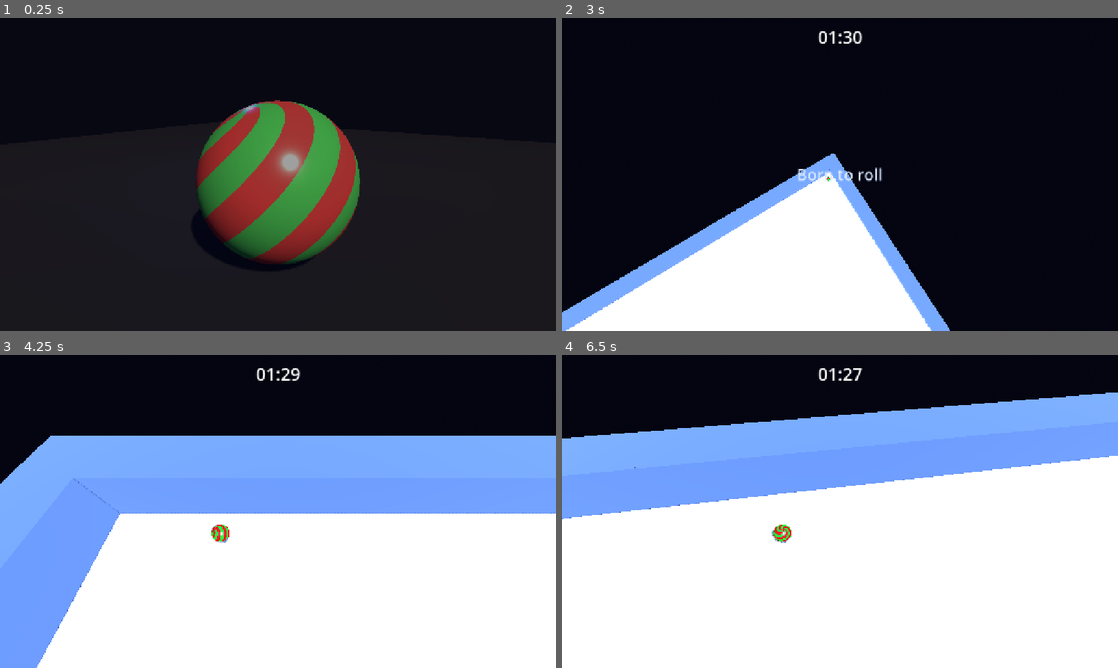
Above: before the commit, frames 1-4 (two rows, left to right).
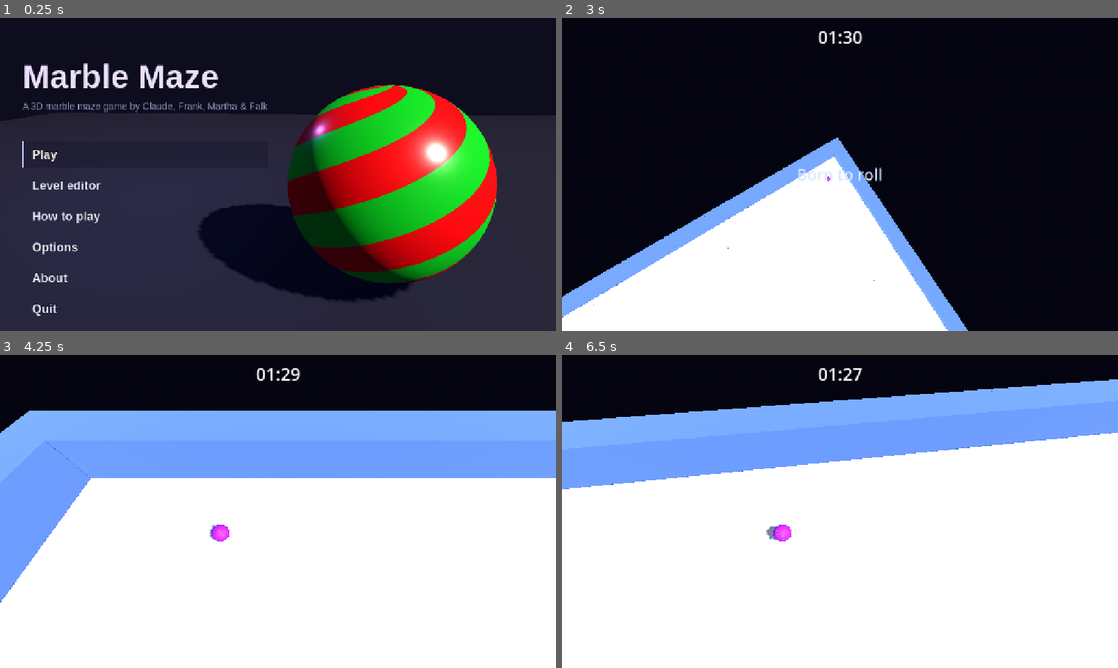
Above: after the commit, the same moments.

Repository: frank-laemmer/marble-maze
Game: Godot game, scene res://scenes/ui/splash_screen.tscn
Same seed, same stepped clock (60 frames per second), same inputs: the game is played once before the commit and once after it. Before the commit the project starts from res://scenes/ui/loading_screen.tscn.
Inputs (mouse positions are in pixels of both pictures, inside the frame that each line leads up to):
- Up to frame 1 (0.25 s): no input
- Up to frame 2 (3 s): click (706, 155) at 0.5 s, where only the run after the commit has a clickable "Play"; click "Play" at 1.25 s; click "Play" at 2 s; click "[Built-in] Born to roll" at 2.75 s
- Up to frame 3 (4.25 s): move the mouse to (400, 495) at 3.52 s; hold D (move_right) from 3.53 s (still down); hold Space (jump) from 3.53 s (still down); click (400, 495) at 3.67 s
- Up to frame 4 (6.5 s): release D (move_right) at 4.25 s; release Space (jump) at 4.25 s; drag from (728, 527) to (812, 574) at 4.27 s; move the mouse to (895, 442) at 5.02 s; hold D (move_right) 5.03-5.75 s; hold Space (jump) 5.03-5.75 s; tap Left (cam_left) at 5.1 s; drag from (812, 574) to (673, 464) at 5.77 s

The runs differ from the first frame. In frame 1, 67% of the frame differs, in the area x 0-100%, y 14-100%; in frame 2, 7.6%; in frame 3, 24%; in frame 4, 13%.

Commit message:
Fix marble physics, glass rendering, and loading flow
- Rubber: re-enable jumping with higher impulse (17.0 vs 10.0)
- Rubber: fix never-settling small balls by using fixed 0.8m ground-ray
  extension below ball surface regardless of marble size
- Glass: don't break when falling off level edge (suppress below Y=-0.5)
- Glass: remove shadow casting to eliminate grey dot seen through refraction
- Glass: switch to CULL_BACK, remove buggy particle shards/sparks on shatter
- Movement force and speed cap now scale with marble size for consistent feel
- Drunk mode: add random drift, tune constants for subtle slippery feel
- Remove loading screen — it appeared after load, not during; go direct to menu
- Add pre-commit hook to auto-render and stage screenshots on game file changes
- Add new levels: 40, 50, 70, 90

Co-Authored-By: Claude Sonnet 4.6 <noreply@anthropic.com>

Diff:
--- a/project.godot
+++ b/project.godot
@@ -12,7 +12,7 @@
 
 config/name="Marble Maze"
 config/description="A 3D marble maze game by Claude, Frank, Martha & Falk"
-run/main_scene="res://scenes/ui/loading_screen.tscn"
+run/main_scene="res://scenes/ui/splash_screen.tscn"
 config/features=PackedStringArray("4.6", "GL Compatibility")
 config/icon="res://icon.svg"
 
--- a/scripts/marble.gd
+++ b/scripts/marble.gd
@@ -10,15 +10,19 @@
 const COYOTE_FRAMES: int = 5        # frames after leaving ground where jump still works
 
 # Drunk mode
-const DRUNK_INPUT_LERP: float = 1.4   # raw → smoothed input lerp rate (units/s); low = sluggish
-const DRUNK_FRICTION:   float = 0.30  # low friction so the marble keeps sliding longer
+const DRUNK_INPUT_LERP:   float = 1.2   # raw → smoothed input lerp rate (units/s); low = sluggish
+const DRUNK_FRICTION:     float = 0.18  # low friction so the marble keeps sliding longer
+const DRUNK_DRIFT_ACCEL:  float = 0.9   # how fast the random drift accelerates
+const DRUNK_DRIFT_DAMP:   float = 0.93  # per-frame damping on drift velocity
+const DRUNK_DRIFT_MAX:    float = 0.18  # max drift offset added to each input axis
 
 # Glass mode
 const GLASS_BREAK_VEL_CHANGE: float = 4.5  # m/s horizontal speed change in one frame that shatters
 const GLASS_MIN_SPEED:        float = 3.5  # m/s minimum pre-collision horizontal speed
+const GLASS_BREAK_MIN_Y:      float = -0.5 # below this the marble is falling off — don't break
 
 # Rubber mode
-const RUBBER_JUMP_IMPULSE:   float = 17.0  # unused now (_can_jump = false), kept for reference
+const RUBBER_JUMP_IMPULSE:   float = 17.0  # higher than normal JUMP_IMPULSE (10.0)
 const RUBBER_BOUNCE:         float = 0.82  # restitution — bouncy off walls, still settles on floor
 const RUBBER_SETTLE_VEL:     float = 2.2   # upward velocity below this is killed when grounded
 
@@ -47,7 +51,9 @@
 var _was_grounded: bool = false
 var _air_flat_vel: Vector3 = Vector3.ZERO  # horizontal velocity while airborne
 var _is_dice: bool = false
-var _drunk_input: Vector2 = Vector2.ZERO   # smoothed input accumulator for drunk mode
+var _drunk_input:     Vector2 = Vector2.ZERO   # smoothed input accumulator for drunk mode
+var _drunk_drift:     Vector2 = Vector2.ZERO   # current random drift offset
+var _drunk_drift_vel: Vector2 = Vector2.ZERO   # velocity of the random drift
 
 var _is_glass:        bool    = false
 var _glass_broken:    bool    = false
@@ -55,6 +61,7 @@
 var _jump_impulse:    float   = JUMP_IMPULSE
 var _can_jump:        bool    = true
 var _is_rubber:       bool    = false
+var _size_scale:      float   = 1.0   # cached LevelLoader.level_marble_size
 
 signal glass_shattered
 
@@ -107,7 +114,8 @@
 		physics_material_override = drunk_mat
 
 	var s := LevelLoader.level_marble_size
-	_ground_ray.target_position = Vector3(0.0, -1.4 * s, 0.0)
+	_size_scale = s
+	_ground_ray.target_position = Vector3(0.0, -(0.6 * s + 0.8), 0.0)
 
 	_apply_cam_rotation()
 
@@ -213,7 +221,7 @@
 
 	var mat := StandardMaterial3D.new()
 	mat.transparency        = BaseMaterial3D.TRANSPARENCY_ALPHA_DEPTH_PRE_PASS
-	mat.cull_mode           = BaseMaterial3D.CULL_DISABLED
+	mat.cull_mode           = BaseMaterial3D.CULL_BACK
 	mat.albedo_color        = Color(0.80, 0.92, 1.0, 0.14)
 	mat.metallic            = 0.0
 	mat.roughness           = 0.0
@@ -223,6 +231,7 @@
 	mat.refraction_enabled  = true
 	mat.refraction_scale    = 0.07
 	_mesh.material_override = mat
+	_mesh.cast_shadow = GeometryInstance3D.SHADOW_CASTING_SETTING_OFF
 
 	var sphere_shp := SphereShape3D.new()
 	sphere_shp.radius = 0.6 * s
@@ -236,7 +245,6 @@
 
 func _setup_rubber() -> void:
 	_jump_impulse = RUBBER_JUMP_IMPULSE
-	_can_jump     = false
 	_is_rubber    = true
 	var s := LevelLoader.level_marble_size
 
@@ -333,74 +341,6 @@
 	tw.tween_method(func(e: float): flash_mat.emission_energy_multiplier = e,                        5.0, 0.0, 0.20)
 	get_tree().create_timer(0.30).timeout.connect(flash.queue_free)
 
-	# ── Glass shards — large flat fragments tumbling outward ──────────────────
-	var shards := CPUParticles3D.new()
-	shards.one_shot              = true
-	shards.amount                = 42
-	shards.lifetime              = 1.6
-	shards.explosiveness         = 0.95
-	shards.spread                = 180.0
-	shards.direction             = Vector3(0.0, 0.35, 0.0)
-	shards.gravity               = Vector3(0.0, -6.0, 0.0)
-	shards.initial_velocity_min  = 3.5
-	shards.initial_velocity_max  = 11.0
-	shards.angular_velocity_min  = -360.0
-	shards.angular_velocity_max  =  360.0
-	shards.scale_amount_min      = 0.30 * s
-	shards.scale_amount_max      = 0.85 * s
-
-	var shard_grad := Gradient.new()
-	shard_grad.set_color(0, Color(0.82, 0.94, 1.0, 1.0))
-	shard_grad.set_color(1, Color(0.82, 0.94, 1.0, 0.0))
-	shards.color_ramp = shard_grad
-
-	var shard_mesh := BoxMesh.new()
-	shard_mesh.size = Vector3(0.30, 0.04, 0.44)
-	var shard_mat := StandardMaterial3D.new()
-	shard_mat.albedo_color               = Color(1.0, 1.0, 1.0, 0.9)
-	shard_mat.transparency               = BaseMaterial3D.TRANSPARENCY_ALPHA
-	shard_mat.roughness                  = 0.0
-	shard_mat.rim_enabled                = true
-	shard_mat.rim                        = 0.9
-	shard_mat.vertex_color_use_as_albedo = true
-	shard_mesh.surface_set_material(0, shard_mat)
-	shards.mesh = shard_mesh
-
-	get_parent().add_child(shards)
-	shards.global_position = pos
-	shards.emitting = true
-	get_tree().create_timer(3.0).timeout.connect(shards.queue_free)
-
-	# ── Bright sparkles — fast emissive points that streak outward ────────────
-	var sparks := CPUParticles3D.new()
-	sparks.one_shot             = true
-	sparks.amount               = 20
-	sparks.lifetime             = 0.65
-	sparks.explosiveness        = 1.0
-	sparks.spread               = 180.0
-	sparks.gravity              = Vector3(0.0, -4.0, 0.0)
-	sparks.initial_velocity_min = 6.0
-	sparks.initial_velocity_max = 16.0
-	sparks.scale_amount_min     = 0.10
-	sparks.scale_amount_max     = 0.22
-
-	var spark_mesh := SphereMesh.new()
-	spark_mesh.radius          = 0.12
-	spark_mesh.height          = 0.24
-	spark_mesh.radial_segments = 6
-	spark_mesh.rings           = 3
-	var spark_mat := StandardMaterial3D.new()
-	spark_mat.albedo_color               = Color(0.88, 0.97, 1.0)
-	spark_mat.emission_enabled           = true
-	spark_mat.emission                   = Color(0.55, 0.82, 1.0)
-	spark_mat.emission_energy_multiplier = 6.0
-	spark_mesh.surface_set_material(0, spark_mat)
-	sparks.mesh = spark_mesh
-
-	get_parent().add_child(sparks)
-	sparks.global_position = pos
-	sparks.emitting = true
-	get_tree().create_timer(2.0).timeout.connect(sparks.queue_free)
 
 
 func _break_glass() -> void:
@@ -457,7 +397,8 @@
 
 func _physics_process(delta: float) -> void:
 	# ── Glass break detection — wall impact = sudden horizontal velocity change ─
-	if _is_glass and not _glass_broken and not freeze:
+	if _is_glass and not _glass_broken and not freeze \
+			and global_position.y > GLASS_BREAK_MIN_Y:
 		var cur_horiz := Vector3(linear_velocity.x, 0.0, linear_velocity.z)
 		if _prev_horiz_vel.length() > GLASS_MIN_SPEED \
 				and (cur_horiz - _prev_horiz_vel).length() > GLASS_BREAK_VEL_CHANGE:
@@ -558,13 +499,22 @@
 		fwd_in = -fwd_in
 		str_in = -str_in
 
-	# Drunk: slowly lerp toward the actual input so the marble responds sluggishly
+	# Drunk: sluggish input + random drift that makes the marble veer unpredictably
 	if mode == "drunk":
+		# Random walk: nudge drift velocity each frame, then damp and clamp
+		_drunk_drift_vel += Vector2(randf_range(-1.0, 1.0), randf_range(-1.0, 1.0)) \
+				* DRUNK_DRIFT_ACCEL * delta
+		_drunk_drift_vel *= DRUNK_DRIFT_DAMP
+		_drunk_drift = (_drunk_drift + _drunk_drift_vel * delta).clampf(-DRUNK_DRIFT_MAX, DRUNK_DRIFT_MAX)
+		# Sluggish lerp toward actual input, then add drift
 		_drunk_input = _drunk_input.lerp(Vector2(str_in, fwd_in), DRUNK_INPUT_LERP * delta)
-		str_in = _drunk_input.x
-		fwd_in = _drunk_input.y
+		str_in = clampf(_drunk_input.x + _drunk_drift.x, -1.0, 1.0)
+		fwd_in = clampf(_drunk_input.y + _drunk_drift.y, -1.0, 1.0)
 
 	var flat := Vector3(linear_velocity.x, 0.0, linear_velocity.z)
+
+	var scaled_force     := FORCE     * _size_scale
+	var scaled_max_speed := MAX_SPEED * _size_scale
 
 	if abs(fwd_in) > 0.01:
 		var dir := forward * fwd_in
@@ -572,19 +522,19 @@
 		# No counter-steer braking boost in drunk mode — the marble has to bleed speed through friction alone
 		var use_counter_steer := mode != "drunk"
 		var mult := tilt_mult if tilt_mult < 1.0 else (COUNTER_STEER_MULT if (use_counter_steer and flat.dot(dir) < 0.0) else 1.0)
-		_apply_movement_force(dir * FORCE * mult)
+		_apply_movement_force(dir * scaled_force * mult)
 
 	if abs(str_in) > 0.01:
 		var dir := right * str_in
 		var tilt_mult := _uphill_force_mult(dir)
 		var use_counter_steer := mode != "drunk"
 		var mult := tilt_mult if tilt_mult < 1.0 else (COUNTER_STEER_MULT if (use_counter_steer and flat.dot(dir) < 0.0) else 1.0)
-		_apply_movement_force(dir * FORCE * mult)
+		_apply_movement_force(dir * scaled_force * mult)
 
 	# ── Speed cap ──────────────────────────────────────────────────────────────
 	flat = Vector3(linear_velocity.x, 0.0, linear_velocity.z)
-	if flat.length() > MAX_SPEED:
-		var clamped := flat.normalized() * MAX_SPEED
+	if flat.length() > scaled_max_speed:
+		var clamped := flat.normalized() * scaled_max_speed
 		linear_velocity = Vector3(clamped.x, linear_velocity.y, clamped.z)
 
 
Binary file changed: assets/screenshot_01_marthas_maze.png
Binary file changed: assets/screenshot_02_grey_skull.png
Binary file changed: assets/screenshot_03_now_you_see_me.png
Binary file changed: assets/screenshot_04_look_and_see.png
Binary file added: assets/screenshot_05_level_editor.png
Not shown, changed: levels/level_01.txt
Not shown, added: levels/level_40.txt
Not shown, added: levels/level_50.txt
Not shown, added: levels/level_70.txt
Not shown, added: levels/level_90.txt
